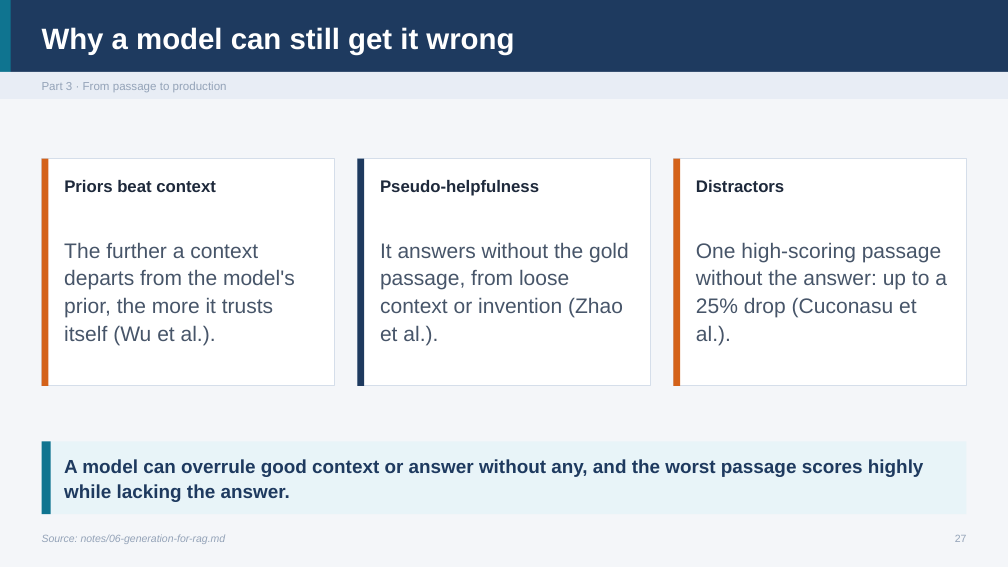
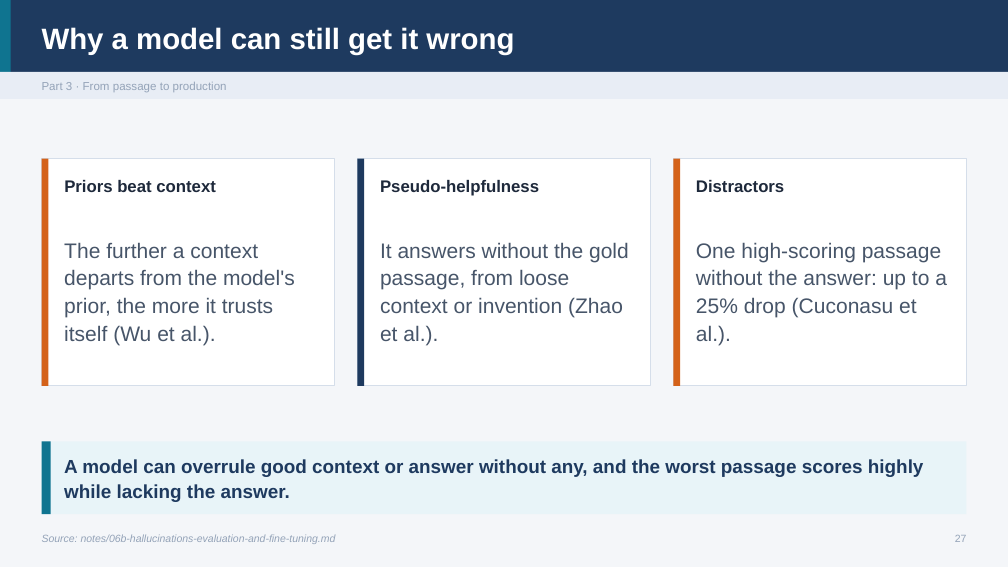
Before and after one commit to ramseywise/learn-ai-engineering, a slide deck: slide 27 of generative-ai/02-rag-retrieval/slides/rag-retrieval.pptx. Drawn at 1008x567 pixels with LibreOffice and Linux fonts; fonts in the diff are those of the drawing. Boxes give left, top, right and bottom in pixels: in the first picture for what was removed or moved away, otherwise in the second. Text is boxed around its words. In the diff, an @@ line names an element or a change of style, - is before the commit and + after.

```diff
--- a/generative-ai/02-rag-retrieval/slides/rag-retrieval.pptx
+++ b/generative-ai/02-rag-retrieval/slides/rag-retrieval.pptx
@@ text at [42,534,336,544]: text changed @@
-Source: notes/06-generation-for-rag.md
+Source: notes/06b-hallucinations-evaluation-and-fine-tuning.md
```
Also in this commit, not shown: 4 other slides changed, 57 other files.
